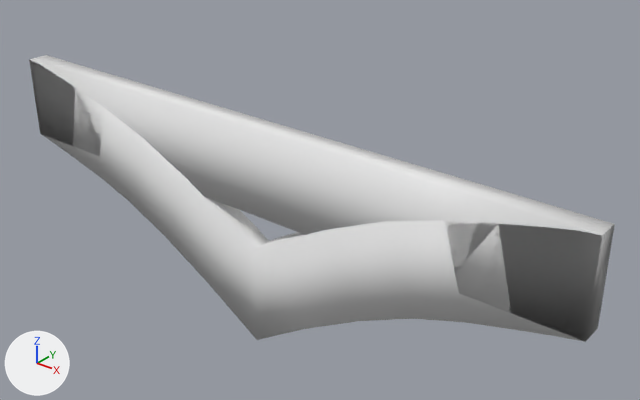
One commit to the Blender file Aether_unity_2019/Assets/Aether/Models/Blend/note indicators.blend: the scene before it, then after it.
Camera for both pictures: a 50 mm lens placed at (0.234, -0.252, 0.179), pointed at (0.016, 0.022, 0.01). The lights are fixed; the arrows at lower left show +X, +Y and +Z.

Script lines for the objects in view, before the commit:
```python
cu_nurbspath_001 = bpy.data.curves.new('NurbsPath.001', 'CURVE')
cu_nurbspath_001.dimensions = '3D'
_sp = cu_nurbspath_001.splines.new('NURBS'); _sp.points.add(3)
_sp.points.foreach_set('co', [-0.15, 0.0, 0.0284, 1.0, -0.144, 0.0, 0.0284, 1.0, -0.0544, 0.0, 0.00454, 1.0, 0.0146, -0.0000841, -0.0416, 1.0])
_sp.order_u = 3
_sp.order_v = 0
_sp.resolution_u = 3
_sp.use_endpoint_u = True
_sp = cu_nurbspath_001.splines.new('NURBS'); _sp.points.add(1)
_sp.points.foreach_set('co', [-0.15, 0.0, 0.0284, 1.0, -0.00213, 0.0, 0.0284, 1.0])
_sp.order_u = 2
_sp.order_v = 0
_sp.resolution_u = 3
_sp.use_endpoint_u = True
cu_nurbspath_001.use_path = True
cu_nurbspath_001.bevel_resolution = 3
cu_nurbspath_001.extrude = 0.02
cu_nurbspath_001.resolution_u = 3
cu_nurbspath_001.fill_mode = 'FULL'
ob_arrow = bpy.data.objects.new('Arrow', cu_nurbspath_001)
ob_arrow.location = (0.0, 0.0, 0.0)
_m = ob_arrow.modifiers.new('Mirror', 'MIRROR')
_m.use_bisect_axis = (True, False, False)
_m.use_bisect_flip_axis = (True, False, False)
_m.merge_threshold = 0.007
_m = ob_arrow.modifiers.new('Solidify', 'SOLIDIFY')
_m.offset = 0.0
```
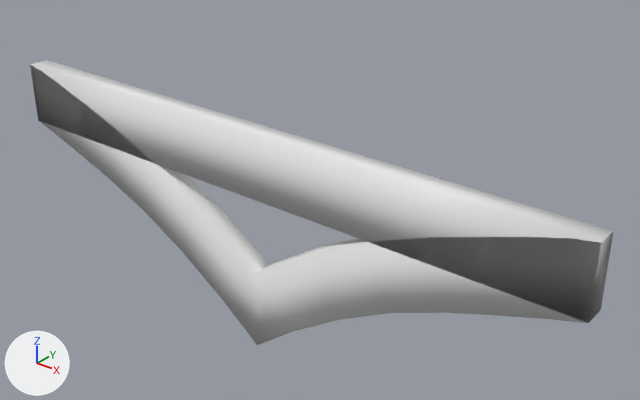
Commit message: update note arrow

What changed in the scene script:
```text
Change cu_nurbspath_001:
    where _sp = cu_nurbspath_001.splines.new('NURBS'); _sp.points.add(3)
    remove _sp.points.foreach_set('co', [-0.15, 0.0, 0.0284, 1.0, -0.144, 0.0, 0.0284, 1.0, -0.0544, 0.0, 0.00454, 1.0, 0.0146, -0.0000841, -0.0416, 1.0])
    add _sp.points.foreach_set('co', [-0.15, 0.0, 0.0307, 1.0, -0.144, 0.0, 0.0307, 1.0, -0.0404, 0.0, -0.00564, 1.0, 0.0146, 0.0, -0.0513, 1.0])
    where _sp = cu_nurbspath_001.splines.new('NURBS'); _sp.points.add(1)
    remove _sp.points.foreach_set('co', [-0.15, 0.0, 0.0284, 1.0, -0.00213, 0.0, 0.0284, 1.0])
    add _sp.points.foreach_set('co', [-0.15, 0.0, 0.0307, 1.0, -0.00213, 0.0, 0.0307, 1.0])
    cu_nurbspath_001.extrude: 0.02 -> 0.015
```

Where the change shows, as pixel boxes [x1, y1, x2, y2] in the pictures (640 x 400 px):
'Arrow', reshaped: before [29, 55, 615, 342]; after [30, 60, 614, 345]
